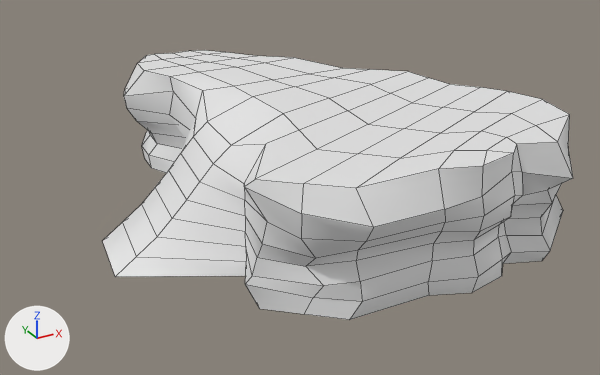
What one commit did to the FBX model MajikShowdown/Assets/FBX/Map/Rocks/Ramp/CliffRamp.fbx.
Before and after are seen from a 50 mm lens placed at (-117.9, -59.3, 31.1), pointed at (-86.4, -2.0, 2.4). The axes (+X, +Y, +Z) are drawn at lower left. The lights are the same throughout. The older version comes first. Mesh edges are drawn as thin lines. Where no turn or scale is listed for an object, it has been applied to the vertices.

The scene before the commit, as lines of its bpy script (objects in view):
```python
me_cliff = bpy.data.meshes.new('Cliff')
me_cliff.from_pydata(...)  # 292 vertices, 276 faces; spans x -19.6..17.9, y -20.4..20.6, z 0.0..9.8
me_cliff.materials.append(mat_colorgrid)  # its picture is missing
ob_cliff = bpy.data.objects.new('Cliff', me_cliff)
ob_cliff.location = (-84.26, 0.0, 0.0)
```
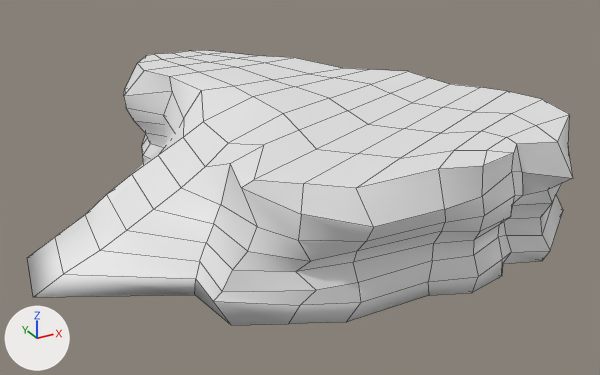
What differs and where, as boxes (x1, y1, x2, y2) in the pictures (600 x 375 px; the box of a moved part takes in the faces that stretch with it):
'Cliff', reshaped (16% wider)
    before: (103, 50, 573, 320)
    after: (27, 50, 573, 325)
part 1 of me_cliff, moved or reshaped
    before: (103, 71, 445, 320)
    after: (27, 71, 445, 325)

Patch to the scene script:
```diff
--- a/MajikShowdown/Assets/FBX/Map/Rocks/Ramp/CliffRamp.fbx.py
+++ b/MajikShowdown/Assets/FBX/Map/Rocks/Ramp/CliffRamp.fbx.py
@@ me_cliff @@
 # used by ob_cliff; location = (-84.26, 0.0, 0.0)
-me_cliff.from_pydata(...)  # 292 vertices, 276 faces; spans x -19.6..17.9, y -20.4..20.6, z 0.0..9.8
+me_cliff.from_pydata(...)  # 293 vertices, 308 faces; spans x -25.6..17.9, y -20.4..20.6, z 0.0..9.8
+# me_cliff part 1
+# 3 vertices in x -10.5..-6.4, y -18.1..-8.7, z 2.5..9.8 move by (-0.2, -0.1, 0.0)
+# 3 vertices in x -10.3..-6.6, y -18.0..11.7, z 4.9..8.2 move by (-0.1, 0.0, 0.0)
+# 58 vertices move from x -19.6..-6.2, y -18.8..14.4, z 0.0..9.8 to x -25.6..-6.5, y -18.8..14.7, z 0.0..9.8
+# 1 vertex is added at (-4.0, -2.3, 0.0)
+# 32 new faces join them
 me_cliff.materials.append(mat_colorgrid)
```
